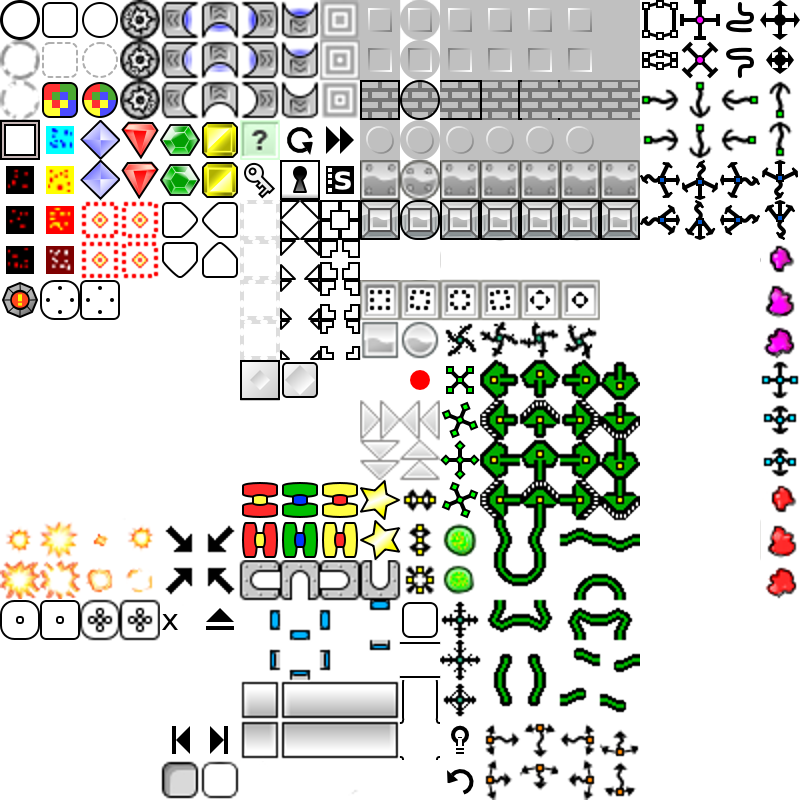
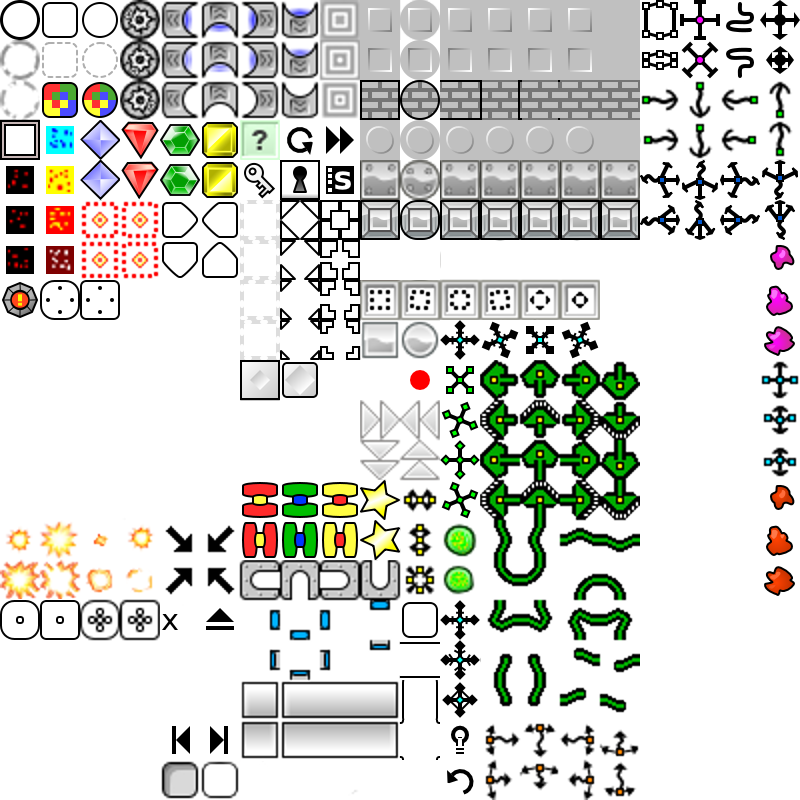
Revision of a layered w=800, h=800 image; what changed, layer by layer:
painted on "Capa nueva#1" over (440, 244, 797, 718)
